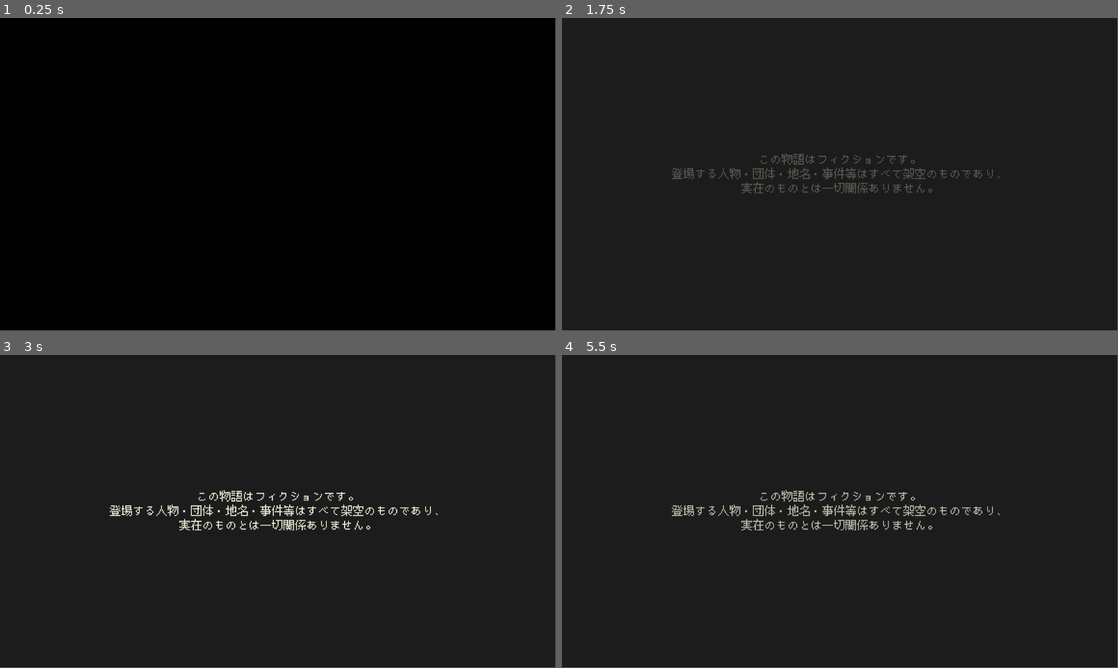
Above: before the commit, frames 1-4 (two rows, left to right).
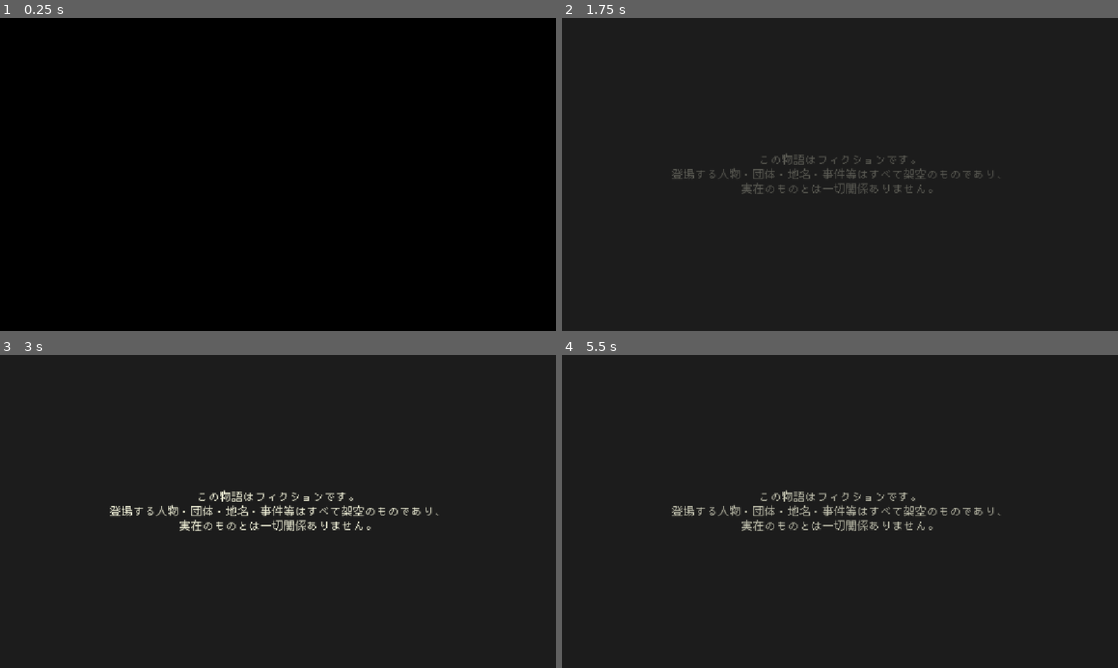
Above: after the commit, the same moments.

Repository: azukigame-s/kiminokoe
Game: Godot game, scene res://scenes/title_scene.tscn
Same seed, same stepped clock (60 frames per second), same inputs: the game is played once before the commit and once after it. Video files are missing from this copy of the repository; at most half a second of black plays in their place.
Inputs (mouse positions are in pixels of both pictures, inside the frame that each line leads up to):
- Up to frame 1 (0.25 s): no input
- Up to frame 2 (1.75 s): tap Enter at 0.5, 0.6 s; move the mouse to (962, 158) at 0.52 s; hold D 0.53-1.28 s; click (962, 158) at 0.67 s; tap Space at 0.77, 1.52 s; move the mouse to (728, 190) at 1.27 s; hold Down from 1.28 s (still down); tap B at 1.35 s
- Up to frame 3 (3 s): move the mouse to (333, 442) at 2.02 s; release Down at 2.03 s; hold D 2.03-2.78 s; tap C at 2.1 s; tap Space at 2.75 s; move the mouse to (250, 574) at 2.77 s; hold Up from 2.78 s (still down); tap E at 2.85 s; click (250, 574) at 2.92 s
- Up to frame 4 (5.5 s): tap Space at 3.02, 3.77, 4.25, 4.52 s; tap Enter at 3.5, 5 s; move the mouse to (1006, 558) at 3.52 s; release Up at 3.53 s; hold A 3.53-5.03 s; tap L at 3.6 s; move the mouse to (673, 464) at 4.27 s; tap T at 4.35 s; move the mouse to (867, 511) at 5.02 s; hold Down from 5.03 s (still down); tap Ctrl at 5.1 s; click (867, 511) at 5.17 s
In our replay, the window is 799x449 before the commit and 800x450 after it. These sizes can differ from the game's own. Grey fills any space a smaller window leaves; there, only what the larger window draws over its background counts as a difference.

The runs differ from the first frame. In frame 1, only the window size differs. In frame 2, 0.8% of the frame differs, in the area x 19-79%, y 43-57%; in frame 3, 1.8%; in frame 4, 1.6%.

Commit message:
🚀 デプロイ用の設定を変更

Diff:
--- a/project.godot
+++ b/project.godot
@@ -34,6 +34,14 @@
 
 theme/custom_font="res://assets/fonts/Nosutaru-dotMPlusH-10-Regular.ttf"
 
+[display]
+
+window/size/viewport_width=1152
+window/size/viewport_height=648
+window/size/resizable=true
+window/stretch/mode="canvas_items"
+window/stretch/aspect="keep"
+
 [rendering]
 
 renderer/rendering_method="gl_compatibility"
